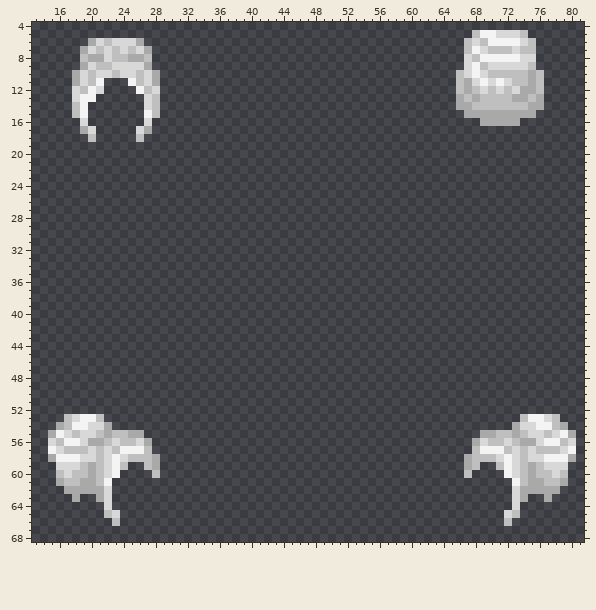
Two states of a sprite sheet, Resources/Textures/_CP14/Mobs/Customization/human_hair.rsi/beehive.png. Above is the file before it was changed.
The file is 96x96 pixels. Shown: x 13..81, y 4..68.
After:
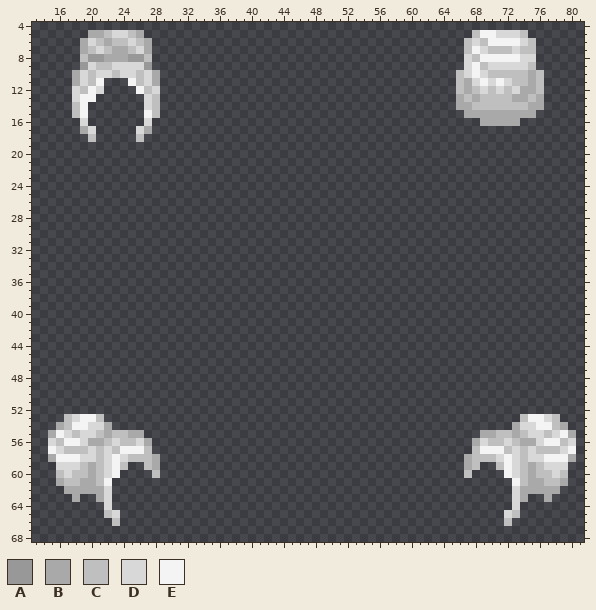
Palette (. is transparent): A #989898  B #a9a9a9  C #bfbfbf  D #d8d8d8  E #f4f4f4
What changed:
Changed rows in their new state; - is an unchanged pixel.
first column x 19:
 5 -BBCDDCB-
 6 BDCBCC-CB
 7 -CDCBB---
 8 -AABBBAA-
 9 A-------A
Where, in picture pixels (left, top, right, bottom), the same in both pictures:
changed: (80, 30, 152, 70)
